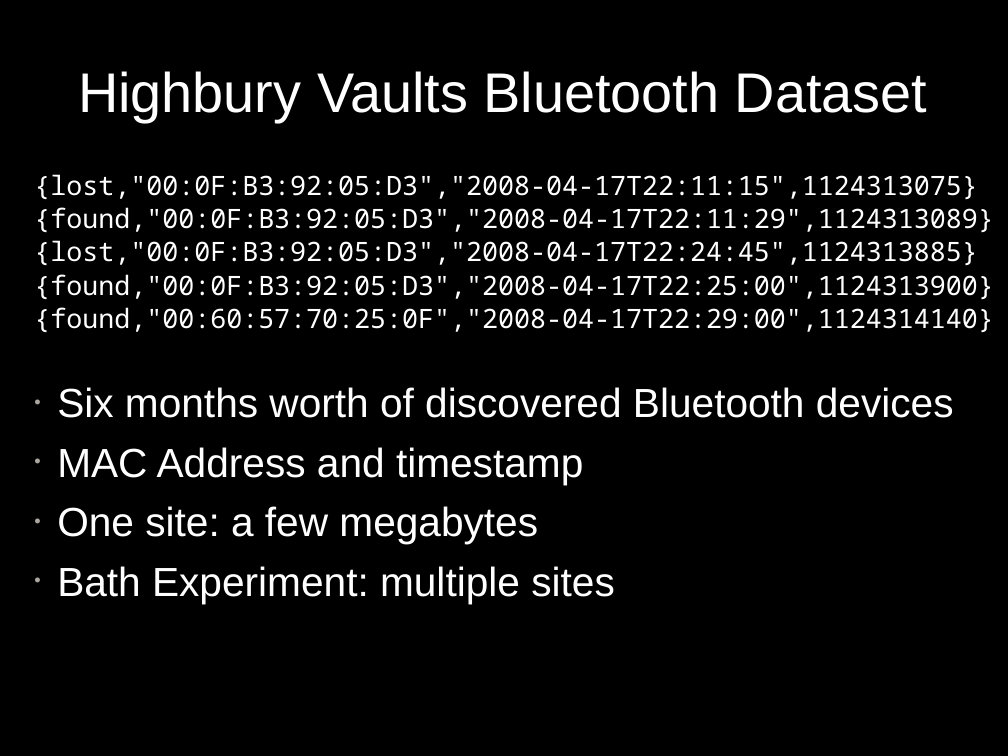
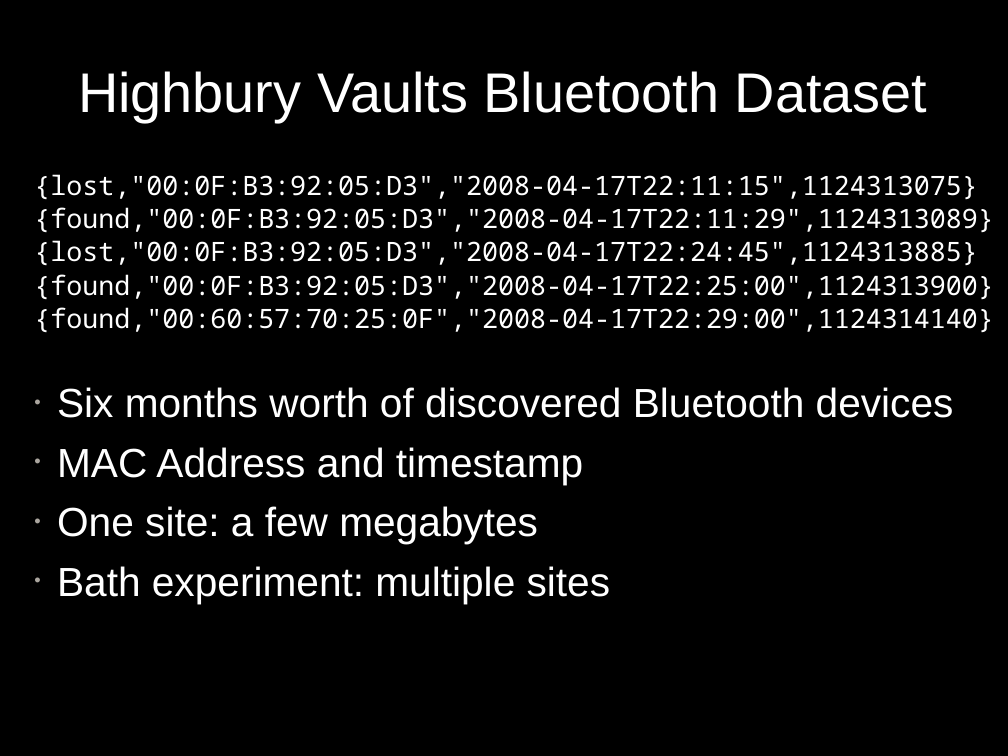
Before and after one commit to rhusar/smartfrog, a slide deck: slide 24 of core/components/hadoop/doc/my_other_computer_is_a_datacentre.ppt (slide 23 before the commit). Drawn at 1008x756 pixels with LibreOffice and Linux fonts; fonts in the diff are those of the drawing. Boxes give left, top, right and bottom in pixels: in the first picture for what was removed or moved away, otherwise in the second. Text is boxed around its words. In the diff, an @@ line names an element or a change of style, - is before the commit and + after.

```diff
--- a/core/components/hadoop/doc/my_other_computer_is_a_datacentre.ppt
+++ b/core/components/hadoop/doc/my_other_computer_is_a_datacentre.ppt
@@ text at bbox=[57, 566, 611, 603]: text changed @@
-• Bath Experiment: multiple sites
+• Bath experiment: multiple sites
```
Also in this commit, not shown: 16 other slides changed, 1 slide added.
